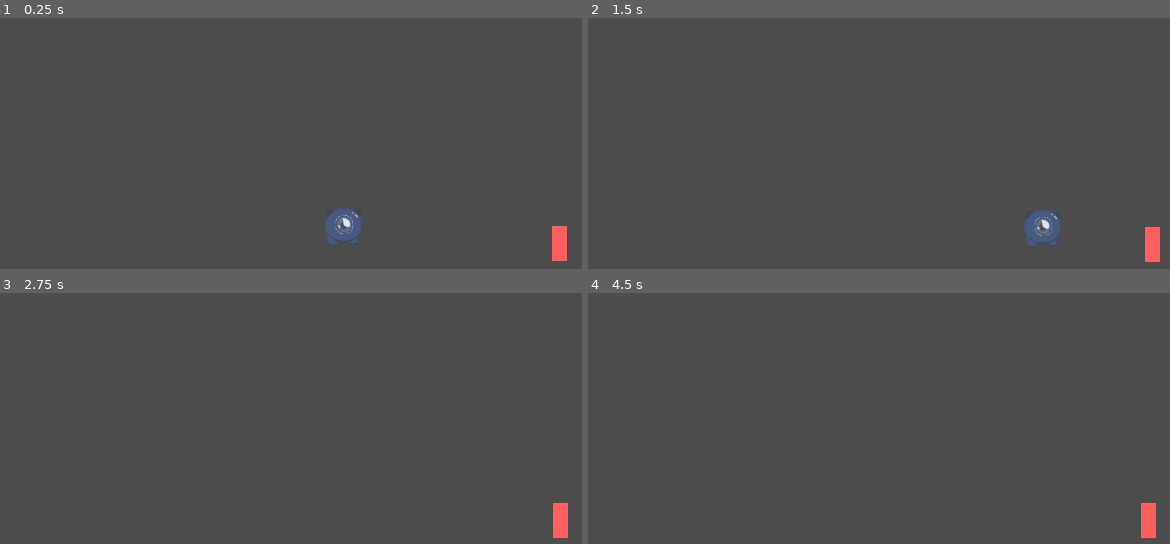
Above: before the commit, frames 1-4 (two rows, left to right).
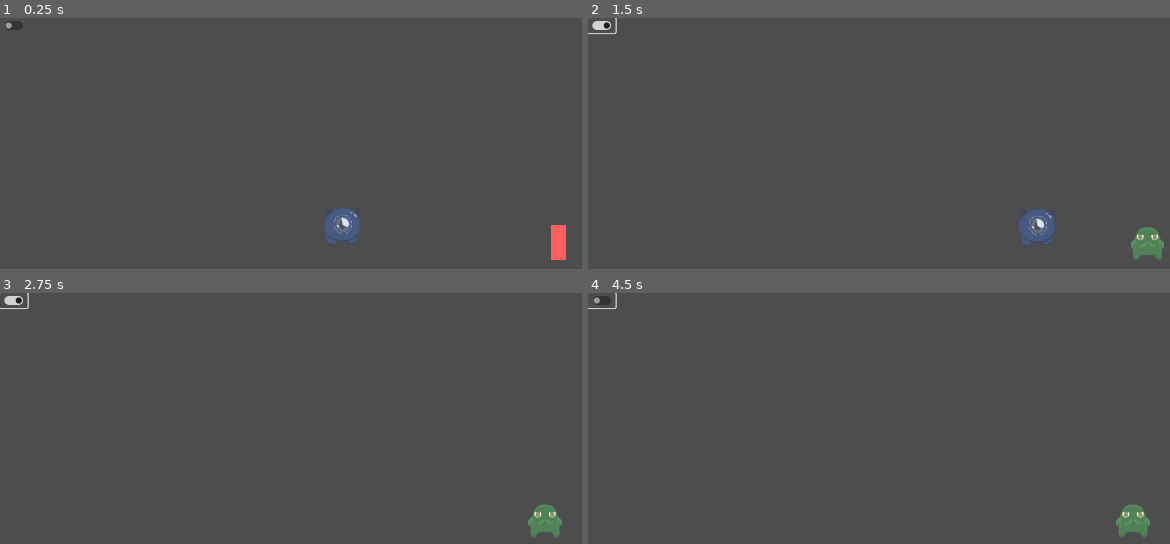
Above: after the commit, the same moments.

Repository: acropolis914/Gwizz-s-Game-Jam
Game: Godot game, scene res://Scene/main.tscn
Same seed, same stepped clock (60 frames per second), same inputs: the game is played once before the commit and once after it.
Inputs (mouse positions are in pixels of both pictures, inside the frame that each line leads up to):
- Up to frame 1 (0.25 s): no input
- Up to frame 2 (1.5 s): click (599, 25) at 0.52 s; hold D (move_right) from 1.28 s (still down); tap Shift (dash) at 1.35 s
- Up to frame 3 (2.75 s): release D (move_right) at 2.03 s; hold S (move_down) from 2.03 s (still down); tap Shift (dash) at 2.1 s
- Up to frame 4 (4.5 s): tap Enter at 2.75, 4.25 s; release S (move_down) at 2.78 s; hold D (move_right) 2.78-3.53 s; tap Shift (dash) at 2.85, 3.6, 4.35 s; tap Space at 3.5 s; hold W (move_up) 3.53-4.28 s; hold A (move_left) from 4.28 s (still down)

The runs differ from the first frame. In frame 1, 0.3% of the frame differs, in the area x 1-98%, y 1-97%; in frame 2, 1.2%, in the area x 0-99%, y 0-98%; in frame 3, 0.9%; in frame 4, 0.9%.
Error before the commit: Invalid access to property or key 'position' on a base object of type 'null instance'. (res://Scripts/Main.gd:4)

Commit message:
added flip animation, camera movement, enemy sprite

Diff:
--- a/Scene/enemy_type_1.tscn
+++ b/Scene/enemy_type_1.tscn
@@ -1,23 +1,40 @@
-[gd_scene load_steps=5 format=3 uid="uid://bioel72emf3f1"]
+[gd_scene load_steps=7 format=3 uid="uid://bioel72emf3f1"]
 
 [ext_resource type="Script" path="res://Scripts/enemy_type_1.gd" id="1_dhl5t"]
 [ext_resource type="Texture2D" uid="uid://ca43nx0s8p3wh" path="res://ImageAssets/White.png" id="1_gawkg"]
+[ext_resource type="Texture2D" uid="uid://ddofncep5nh56" path="res://ImageAssets/enemy1_programmerart_64.png" id="2_ht0kc"]
 [ext_resource type="Script" path="res://Scripts/Components/Enemy Death Comp.gd" id="3_ocjtw"]
 
 [sub_resource type="RectangleShape2D" id="RectangleShape2D_uod3q"]
 size = Vector2(24, 58)
 
+[sub_resource type="SpriteFrames" id="SpriteFrames_cpxq5"]
+animations = [{
+"frames": [{
+"duration": 1.0,
+"texture": ExtResource("2_ht0kc")
+}],
+"loop": true,
+"name": &"default",
+"speed": 5.0
+}]
+
 [node name="Enemy Type 1" type="Area2D"]
 script = ExtResource("1_dhl5t")
-
-[node name="CollisionShape2D" type="CollisionShape2D" parent="."]
-shape = SubResource("RectangleShape2D_uod3q")
 
 [node name="Sprite2D" type="Sprite2D" parent="."]
 modulate = Color(1, 0.368627, 0.368627, 1)
 scale = Vector2(0.2, 0.466667)
 texture = ExtResource("1_gawkg")
 
+[node name="CollisionShape2D" type="CollisionShape2D" parent="."]
+shape = SubResource("RectangleShape2D_uod3q")
+
+[node name="AnimatedSprite2D" type="AnimatedSprite2D" parent="."]
+position = Vector2(1, 1)
+scale = Vector2(0.84375, 0.890625)
+sprite_frames = SubResource("SpriteFrames_cpxq5")
+
 [node name="Enemy Death Comp" type="Node" parent="."]
 script = ExtResource("3_ocjtw")
 
--- a/Scene/main.tscn
+++ b/Scene/main.tscn
@@ -14,3 +14,9 @@
 
 [node name="Enemy Type 1" parent="." instance=ExtResource("3_3wxef")]
 position = Vector2(253, 0)
+
+[node name="CanvasLayer" type="CanvasLayer" parent="."]
+
+[node name="CheckButton" type="CheckButton" parent="CanvasLayer"]
+offset_right = 44.0
+offset_bottom = 24.0
--- a/Scene/player.tscn
+++ b/Scene/player.tscn
@@ -1,13 +1,22 @@
-[gd_scene load_steps=6 format=3 uid="uid://dwbgo21cx8lyu"]
+[gd_scene load_steps=7 format=3 uid="uid://dwbgo21cx8lyu"]
 
 [ext_resource type="Script" path="res://Scripts/Player.gd" id="1_1fjau"]
 [ext_resource type="Texture2D" uid="uid://cqx0p8hxa6pj1" path="res://ImageAssets/player_programmerart_64.png" id="2_6ddoa"]
+[ext_resource type="Texture2D" uid="uid://djupu0ttnro4v" path="res://ImageAssets/player_dash_programmerart_64.png" id="2_380vl"]
 
 [sub_resource type="RectangleShape2D" id="RectangleShape2D_5w6aj"]
 size = Vector2(54, 58)
 
 [sub_resource type="SpriteFrames" id="SpriteFrames_q1c81"]
 animations = [{
+"frames": [{
+"duration": 1.0,
+"texture": ExtResource("2_380vl")
+}],
+"loop": true,
+"name": &"dash",
+"speed": 5.0
+}, {
 "frames": [{
 "duration": 1.0,
 "texture": ExtResource("2_6ddoa")
@@ -27,7 +36,7 @@
 
 [node name="AnimatedSprite2D" type="AnimatedSprite2D" parent="."]
 sprite_frames = SubResource("SpriteFrames_q1c81")
-animation = &"walk"
+animation = &"dash"
 
 [node name="Killer Area" type="Area2D" parent="." groups=["player_attack"]]
 
--- a/Scripts/Main.gd
+++ b/Scripts/Main.gd
@@ -1,4 +1,9 @@
 extends Node2D
 
 func _process(delta):
-	$Camera2D.position += ($Player.position - $Camera2D.position)/12 * delta
+	# Simple camera pan lang try
+	if $Player && $Player.velocity != Vector2.ZERO:
+		$Camera2D.position += ($Player.position - $Camera2D.position)/3 * delta
+
+	if $CanvasLayer/CheckButton.button_pressed:
+		$"Enemy Type 1".change_art()
--- a/Scripts/Player.gd
+++ b/Scripts/Player.gd
@@ -5,21 +5,30 @@
 
 func _ready():
 	killer_area.disabled = true
+	$AnimatedSprite2D.animation = "walk"
 
 func for_movement():
 	var input_direction = Input.get_vector("move_left", "move_right", "move_up", "move_down")
 	velocity = input_direction * speed
 
-	#if velocity.x < 0:
-		#$AnimatedSprite2D.flipvs
+	if velocity.x != 0:
+		$AnimatedSprite2D.flip_v = false
+		$AnimatedSprite2D.flip_h = velocity.x < 0
 
 func for_dash_and_kill():
-	if Input.is_action_just_pressed("dash"):
+	if Input.is_action_just_pressed("dash") && velocity.x != 0:
+		$AnimatedSprite2D.animation = "dash"
+		$AnimatedSprite2D.play()
 		speed = 1400
 		killer_area.disabled = false
+
 		await get_tree().create_timer(0.1).timeout
-		speed = 300
+		var tween = create_tween()
+		#tween.tween_property($AnimatedSprite2D, "animation", "walk" , .5)
+		$AnimatedSprite2D.animation = "walk"
+		speed= 300
 		killer_area.disabled = true
+
 
 func _physics_process(_delta):
 	for_movement()
@@ -27,5 +36,7 @@
 	move_and_slide()
 
 func _process(delta):
-	$AnimatedSprite2D.animation = "walk"
-	$AnimatedSprite2D.play()
+	pass
+
+func kill():
+	hide()
--- a/Scripts/enemy_type_1.gd
+++ b/Scripts/enemy_type_1.gd
@@ -1,4 +1,11 @@
 extends Area2D
 
+func _ready():
+	$AnimatedSprite2D.hide()
+
 func _on_area_entered(area):
-	queue_free()
+	area.kill()
+
+func change_art():
+	$Sprite2D.hide()
+	$AnimatedSprite2D.show()
